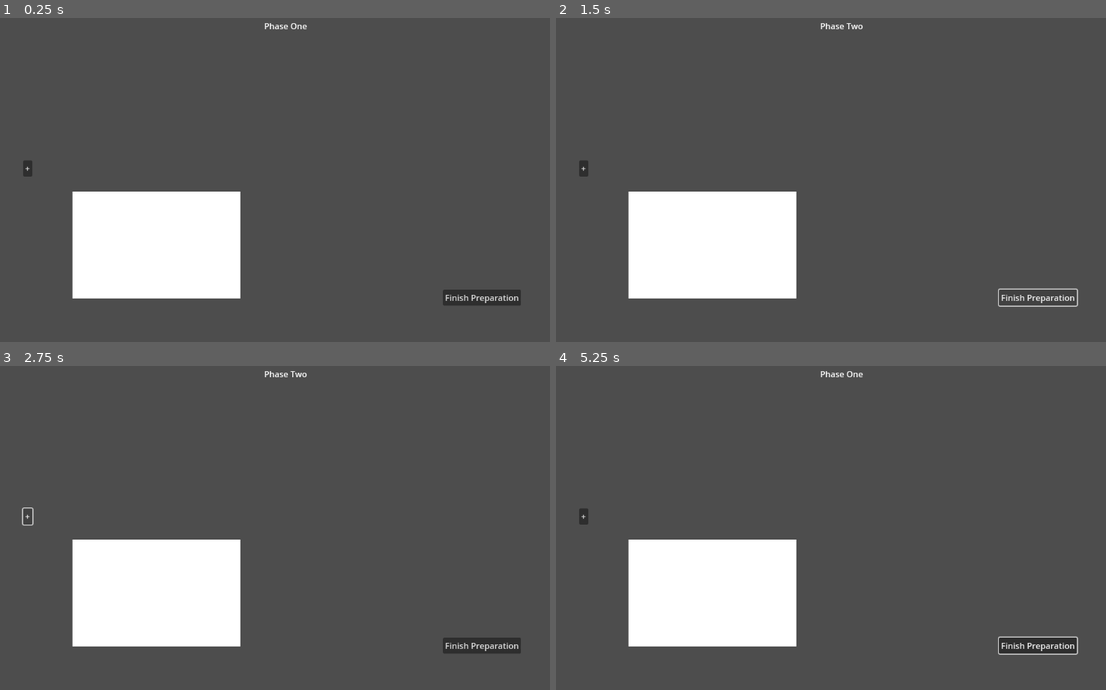
Above: before the commit, frames 1-4 (two rows, left to right).
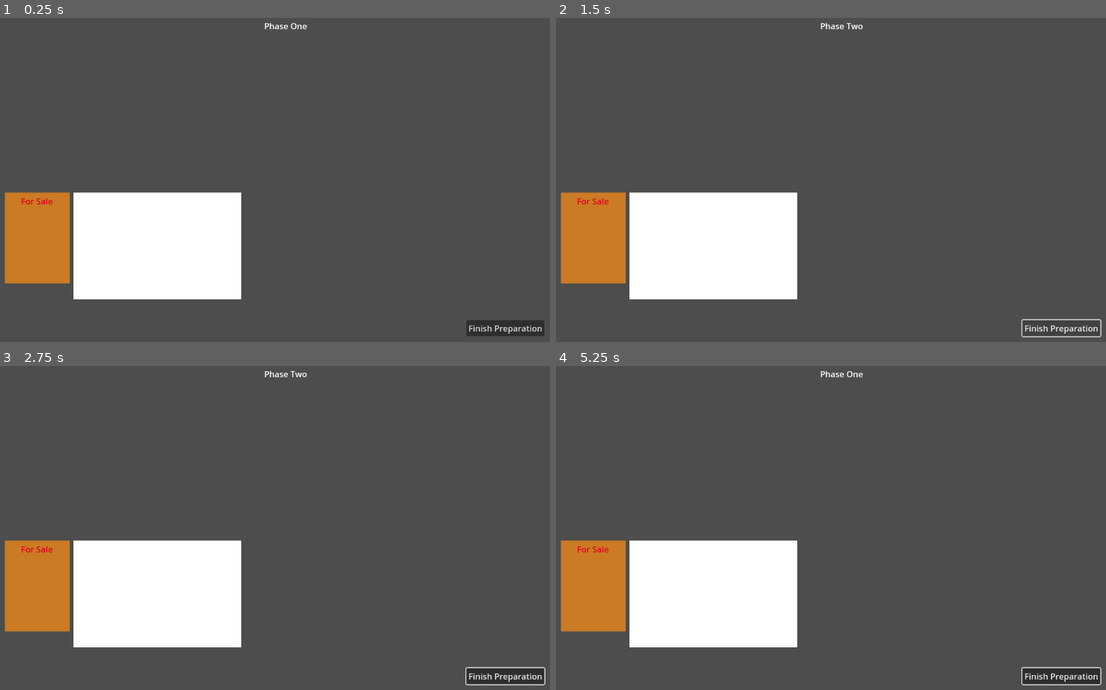
Above: after the commit, the same moments.

Repository: Missingreference/LDJam-58-Game
Game: Godot game, scene res://scenes/game.tscn
Two runs of this game, one before a commit and one after it. Both use one fixed random seed, a clock stepped at 60 frames per second and the inputs below.
Inputs (mouse positions are in pixels of both pictures, inside the frame that each line leads up to):
- Up to frame 1 (0.25 s): no input
- Up to frame 2 (1.5 s): click (583, 167) at 0.5 s, where only the run before the commit has a clickable "+"; click "Finish Preparation" at 1.25 s
- Up to frame 3 (2.75 s): click (27, 515) at 2 s, where only the run before the commit has a clickable "+"
- Up to frame 4 (5.25 s): click "Finish Preparation" at 2.75 s; click (583, 515) at 3.5 s, where only the run before the commit has a clickable "+"; click "Finish Preparation" at 4.25 s; tap Enter at 5 s; move the mouse to (941, 505) at 5.02 s; click (941, 505) at 5.17 s

The runs differ from the first frame. In frame 1, 5.1% of the frame differs, in the area x 0-99%, y 44-99%; in frame 2, 4.4%; in frame 3, 5.3%; in frame 4, 5.4%, in the area x 0-100%, y 44-99%.

Commit message:
Use Inventory for shop items

Diff:
--- a/scenes/game.tscn
+++ b/scenes/game.tscn
@@ -1,65 +1,28 @@
-[gd_scene load_steps=2 format=3 uid="uid://dj68fhn7ya04l"]
+[gd_scene load_steps=3 format=3 uid="uid://dj68fhn7ya04l"]
 
 [ext_resource type="Script" uid="uid://dvy1gimmql8pa" path="res://scripts/game.gd" id="1_uwrxv"]
+[ext_resource type="PackedScene" uid="uid://wouky70rg5pj" path="res://scenes/shop_menu_small.tscn" id="2_yqjtg"]
 
 [node name="Game" type="Node2D"]
 script = ExtResource("1_uwrxv")
 
-[node name="Stall" type="ColorRect" parent="."]
-offset_left = 223.0
-offset_top = 355.0
-offset_right = 546.0
-offset_bottom = 561.0
+[node name="Shop" type="ColorRect" parent="."]
+offset_left = 225.0
+offset_top = 357.0
+offset_right = 548.0
+offset_bottom = 563.0
 
-[node name="SaleSign" type="BoxContainer" parent="Stall"]
-layout_mode = 0
-offset_left = -95.0
-offset_top = -60.0
-offset_right = 114.0
-offset_bottom = 38.0
-
-[node name="HFlowContainer" type="HFlowContainer" parent="Stall/SaleSign"]
-layout_mode = 2
-
-[node name="VFlowContainer" type="VFlowContainer" parent="Stall/SaleSign/HFlowContainer"]
-visible = false
-layout_mode = 2
-
-[node name="Label2" type="Label" parent="Stall/SaleSign/HFlowContainer/VFlowContainer"]
-layout_mode = 2
-text = "Swords"
-
-[node name="Button2" type="Button" parent="Stall/SaleSign/HFlowContainer/VFlowContainer"]
-layout_mode = 2
-text = "<"
-
-[node name="Label" type="Label" parent="Stall/SaleSign/HFlowContainer/VFlowContainer"]
-layout_mode = 2
-text = "0"
-
-[node name="Button" type="Button" parent="Stall/SaleSign/HFlowContainer/VFlowContainer"]
-layout_mode = 2
-text = ">"
-
-[node name="Label2" type="Label" parent="Stall/SaleSign/HFlowContainer"]
-visible = false
-layout_mode = 2
-text = "foo"
-
-[node name="Label3" type="Label" parent="Stall/SaleSign/HFlowContainer"]
-visible = false
-layout_mode = 2
-text = "foo"
-
-[node name="Button" type="Button" parent="Stall/SaleSign/HFlowContainer"]
-layout_mode = 2
-text = "+"
+[node name="ShopMenuSmall" parent="." instance=ExtResource("2_yqjtg")]
+offset_left = 93.0
+offset_top = 357.0
+offset_right = 218.0
+offset_bottom = 507.0
 
 [node name="FinishButton" type="Button" parent="."]
-offset_left = 936.0
-offset_top = 544.0
-offset_right = 1086.0
-offset_bottom = 575.0
+offset_left = 981.0
+offset_top = 603.0
+offset_right = 1131.0
+offset_bottom = 634.0
 text = "Finish Preparation"
 
 [node name="PhaseLabel" type="Label" parent="."]
--- a/scenes/shop_menu_small.tscn
+++ b/scenes/shop_menu_small.tscn
@@ -2,29 +2,18 @@
 
 [ext_resource type="Script" uid="uid://bhfxmachxx35w" path="res://scripts/shop_menu_small.gd" id="1_cx56u"]
 
-[node name="ShopMenuSmall" type="Node2D"]
+[node name="ShopMenuSmall" type="ColorRect"]
+custom_minimum_size = Vector2(125, 175)
+color = Color(0.7921569, 0.48235294, 0.14117648, 1)
 script = ExtResource("1_cx56u")
 
-[node name="ColorRect" type="ColorRect" parent="."]
-clip_contents = true
-anchors_preset = 8
-anchor_left = 0.5
-anchor_top = 0.5
-anchor_right = 0.5
-anchor_bottom = 0.5
-offset_left = -62.5
-offset_top = -75.0
-offset_right = 62.5
-offset_bottom = 75.0
-grow_horizontal = 2
-grow_vertical = 2
-color = Color(0.790294, 0.48249447, 0.13936883, 1)
-
-[node name="MarginContainer" type="MarginContainer" parent="ColorRect"]
+[node name="MarginContainer" type="MarginContainer" parent="."]
 layout_mode = 1
 anchors_preset = 15
 anchor_right = 1.0
 anchor_bottom = 1.0
+offset_top = -0.5
+offset_bottom = 0.5
 grow_horizontal = 2
 grow_vertical = 2
 theme_override_constants/margin_left = 5
@@ -32,84 +21,105 @@
 theme_override_constants/margin_right = 5
 theme_override_constants/margin_bottom = 5
 
-[node name="VBoxContainer" type="VBoxContainer" parent="ColorRect/MarginContainer"]
+[node name="VBoxContainer" type="VBoxContainer" parent="MarginContainer"]
 clip_contents = true
 layout_mode = 2
 size_flags_vertical = 0
 alignment = 1
 
-[node name="Item1" type="HBoxContainer" parent="ColorRect/MarginContainer/VBoxContainer"]
+[node name="Label" type="Label" parent="MarginContainer/VBoxContainer"]
+layout_mode = 2
+theme_override_colors/font_color = Color(0.8817906, 0, 0.11837267, 1)
+text = "For Sale"
+horizontal_alignment = 1
+
+[node name="Item1" type="HBoxContainer" parent="MarginContainer/VBoxContainer"]
 layout_mode = 2
 alignment = 1
 
-[node name="ColorRect" type="ColorRect" parent="ColorRect/MarginContainer/VBoxContainer/Item1"]
+[node name="ColorRect" type="ColorRect" parent="MarginContainer/VBoxContainer/Item1"]
 clip_contents = true
 custom_minimum_size = Vector2(25, 25)
 layout_mode = 2
 
-[node name="Label" type="Label" parent="ColorRect/MarginContainer/VBoxContainer/Item1"]
+[node name="Label" type="Label" parent="MarginContainer/VBoxContainer/Item1"]
 layout_mode = 2
 size_flags_horizontal = 3
 text = "Swords: 1"
 clip_text = true
 
-[node name="Item2" type="HBoxContainer" parent="ColorRect/MarginContainer/VBoxContainer"]
+[node name="Item2" type="HBoxContainer" parent="MarginContainer/VBoxContainer"]
 layout_mode = 2
 alignment = 1
 
-[node name="ColorRect" type="ColorRect" parent="ColorRect/MarginContainer/VBoxContainer/Item2"]
+[node name="ColorRect" type="ColorRect" parent="MarginContainer/VBoxContainer/Item2"]
 clip_contents = true
 custom_minimum_size = Vector2(25, 25)
 layout_mode = 2
 
-[node name="Label" type="Label" parent="ColorRect/MarginContainer/VBoxContainer/Item2"]
+[node name="Label" type="Label" parent="MarginContainer/VBoxContainer/Item2"]
 layout_mode = 2
 size_flags_horizontal = 3
 text = "Potions: 10"
 clip_text = true
 
-[node name="Item3" type="HBoxContainer" parent="ColorRect/MarginContainer/VBoxContainer"]
+[node name="Item3" type="HBoxContainer" parent="MarginContainer/VBoxContainer"]
 layout_mode = 2
 alignment = 1
 
-[node name="ColorRect" type="ColorRect" parent="ColorRect/MarginContainer/VBoxContainer/Item3"]
+[node name="ColorRect" type="ColorRect" parent="MarginContainer/VBoxContainer/Item3"]
 clip_contents = true
 custom_minimum_size = Vector2(25, 25)
 layout_mode = 2
 
-[node name="Label" type="Label" parent="ColorRect/MarginContainer/VBoxContainer/Item3"]
+[node name="Label" type="Label" parent="MarginContainer/VBoxContainer/Item3"]
 layout_mode = 2
 size_flags_horizontal = 3
 text = "Armour: 10"
 clip_text = true
 
-[node name="Item4" type="HBoxContainer" parent="ColorRect/MarginContainer/VBoxContainer"]
+[node name="Item4" type="HBoxContainer" parent="MarginContainer/VBoxContainer"]
 layout_mode = 2
 alignment = 1
 
-[node name="ColorRect" type="ColorRect" parent="ColorRect/MarginContainer/VBoxContainer/Item4"]
+[node name="ColorRect" type="ColorRect" parent="MarginContainer/VBoxContainer/Item4"]
 clip_contents = true
 custom_minimum_size = Vector2(25, 25)
 layout_mode = 2
 
-[node name="Label" type="Label" parent="ColorRect/MarginContainer/VBoxContainer/Item4"]
+[node name="Label" type="Label" parent="MarginContainer/VBoxContainer/Item4"]
 layout_mode = 2
 size_flags_horizontal = 3
 text = "Bows: 3"
 clip_text = true
 
-[node name="Item5" type="HBoxContainer" parent="ColorRect/MarginContainer/VBoxContainer"]
+[node name="Item5" type="HBoxContainer" parent="MarginContainer/VBoxContainer"]
 clip_contents = true
 layout_mode = 2
 alignment = 1
 
-[node name="ColorRect" type="ColorRect" parent="ColorRect/MarginContainer/VBoxContainer/Item5"]
+[node name="ColorRect" type="ColorRect" parent="MarginContainer/VBoxContainer/Item5"]
 clip_contents = true
 custom_minimum_size = Vector2(25, 25)
 layout_mode = 2
 
-[node name="Label" type="Label" parent="ColorRect/MarginContainer/VBoxContainer/Item5"]
+[node name="Label" type="Label" parent="MarginContainer/VBoxContainer/Item5"]
 layout_mode = 2
 size_flags_horizontal = 3
 text = "HP Potions: 13"
 clip_text = true
+
+[node name="HighlightColorRect" type="ColorRect" parent="."]
+clip_contents = true
+layout_mode = 1
+anchors_preset = 15
+anchor_right = 1.0
+anchor_bottom = 1.0
+grow_horizontal = 2
+grow_vertical = 2
+mouse_filter = 2
+color = Color(1, 1, 1, 0)
+
+[connection signal="gui_input" from="." to="." method="_on_gui_input"]
+[connection signal="mouse_entered" from="." to="." method="_on_mouse_entered"]
+[connection signal="mouse_exited" from="." to="." method="_on_mouse_exited"]
--- a/scripts/game.gd
+++ b/scripts/game.gd
@@ -3,11 +3,13 @@
 
 @onready var finish_button: Button = $FinishButton
 @onready var phase_label: Label = $PhaseLabel
+@onready var shop_menu: ShopMenuSmall = $ShopMenuSmall
 
 var game_data = GameData.new()
 
 
 func _ready():
+    self.shop_menu.set_game_data(self.game_data)
     self._start_phase_one()
 
 
@@ -18,12 +20,14 @@
     self.game_data.phase = GameData.GamePhase.one
     self.finish_button.pressed.connect(self._finish_phase_one)
     self.finish_button.visible = true
+    self.shop_menu.mouse_filter = Control.MOUSE_FILTER_STOP
 
 
 func _finish_phase_one():
     print("Finished phase one")
 
     self.finish_button.pressed.disconnect(self._finish_phase_one)
+    self.shop_menu.mouse_filter = Control.MOUSE_FILTER_IGNORE
     self._start_phase_two()
 
 
--- a/scripts/game_data.gd
+++ b/scripts/game_data.gd
@@ -11,7 +11,7 @@
 
 # Items available in the shop
 # Index on the name of the item
-var shop_items: Dictionary[String, Item] = {}
+var shop_items = Inventory.new()
 
 var coins = -1
 var adventurers = []
--- a/scripts/inventory.gd
+++ b/scripts/inventory.gd
@@ -1,27 +1,48 @@
 class_name Inventory
 
-var _items: Array[Item] = []
-var maxItemCount: int = 0
+signal changed
+var maxItemCount: int = -1
 
-func AddItem(item):
-	if _items.size() == maxItemCount:
+var _items: Dictionary # Dict[String, Array[Item]]
+var _item_count = 0
+
+func AddItem(item: Item) -> bool:
+	if _item_count == maxItemCount:
 		print("Cannot add item. Inventory is full.")
-		return
-	_items.append(item)
+		return false
 
-func GetItem(index) -> Item:
-	return _items[index]
+	if _items.has(item.name):
+		_items[item.name].append(item)
+	else:
+		_items[item.name] = [item]
 
-func HasItem(name) -> bool:
-	for	item in _items:
-		if item.name == name:
-			return true
-	return false
+	changed.emit()
 
-func GetItemCount(name) -> int:
-	#Slow
-	var count = 0
-	for	item in _items:
-		if item.name == name:
-			count += 1
-	return count
+	_item_count += 1
+
+	return true
+
+
+func RemoveItem(item: Item) -> Item:
+	var result = null
+
+	if _items.has(item.name):
+		result = _items[item.name]
+
+		_items.erase(item.name)
+		_item_count -= 1
+
+		changed.emit()
+
+	return result
+
+
+func HasItem(item: Item) -> bool:
+	return self._items.has(item.name)
+
+
+func GetItemCount(item: Item) -> int:
+	if self._items.has(item.name):
+		return self._items[item.name].size()
+	else:
+		return 0
--- a/scripts/shop_menu_small.gd
+++ b/scripts/shop_menu_small.gd
@@ -1,19 +1,18 @@
 class_name ShopMenuSmall
-extends Node2D
+extends ColorRect
+
+@onready var item_1: HBoxContainer = $MarginContainer/VBoxContainer/Item1
+@onready var item_2: HBoxContainer = $MarginContainer/VBoxContainer/Item2
+@onready var item_3: HBoxContainer = $MarginContainer/VBoxContainer/Item3
+@onready var item_4: HBoxContainer = $MarginContainer/VBoxContainer/Item4
+@onready var item_5: HBoxContainer = $MarginContainer/VBoxContainer/Item5
 
 
-@onready var item_1: HBoxContainer = $ColorRect/MarginContainer/VBoxContainer/Item1
-@onready var item_2: HBoxContainer = $ColorRect/MarginContainer/VBoxContainer/Item2
-@onready var item_3: HBoxContainer = $ColorRect/MarginContainer/VBoxContainer/Item3
-@onready var item_4: HBoxContainer = $ColorRect/MarginContainer/VBoxContainer/Item4
-@onready var item_5: HBoxContainer = $ColorRect/MarginContainer/VBoxContainer/Item5
-
-
-@onready var item_label_1: Label = $ColorRect/MarginContainer/VBoxContainer/Item1/Label
-@onready var item_label_2: Label = $ColorRect/MarginContainer/VBoxContainer/Item2/Label
-@onready var item_label_3: Label = $ColorRect/MarginContainer/VBoxContainer/Item3/Label
-@onready var item_label_4: Label = $ColorRect/MarginContainer/VBoxContainer/Item4/Label
-@onready var item_label_5: Label = $ColorRect/MarginContainer/VBoxContainer/Item5/Label
+@onready var item_label_1: Label = $MarginContainer/VBoxContainer/Item1/Label
+@onready var item_label_2: Label = $MarginContainer/VBoxContainer/Item2/Label
+@onready var item_label_3: Label = $MarginContainer/VBoxContainer/Item3/Label
+@onready var item_label_4: Label = $MarginContainer/VBoxContainer/Item4/Label
+@onready var item_label_5: Label = $MarginContainer/VBoxContainer/Item5/Label
 
 @onready var display_items = [
     item_1,
@@ -30,6 +29,10 @@
     item_label_4,
     item_label_5,
 ]
+
+@onready var highlight_color_rect: ColorRect = $HighlightColorRect
+
+var _game_data: GameData
 
 
 func _ready():
@@ -49,17 +52,24 @@
         var potions = []
         potions.resize(10)
         potions.fill(Item.Create("Potion"))
-        var shop_items = {
+        self._game_data = GameData.new()
+        self._game_data.shop_items = {
             "Sword": [Item.Create("Sword")],
             # "Armor": [Item.Create("Armor"), Item.Create("Armor")],
             "Bows": [Item.Create("Bow"), Item.Create("Bow"), Item.Create("Bow")],
             "Potion":  potions,
         }
-        self.update(shop_items)
+        self._update_shop_display()
 
 
-func update(shop_items: Dictionary):
+func set_game_data(game_data):
+    self._game_data = game_data
+    game_data.shop_items.changed.connect(self._update_shop_display)
+
+
+func _update_shop_display():
     print("Updating shop item display")
+    var shop_items = self._game_data.shop_items
 
     var shop_item_names = shop_items.keys()
 
@@ -76,3 +86,40 @@
             # There are not enough items to fill the display
             # Hide display item
             self.display_items[display_index].visible = false
+
+
+func _on_mouse_entered():
+    self.highlight_color_rect.color.a = 0.5
+
+
+func _on_mouse_exited():
+    self.highlight_color_rect.color.a = 0.0
+
+
+func _on_gui_input(event: InputEvent):
+    if event.is_pressed():
+        self._open_shop_menu_edit()
+
+
+func _open_shop_menu_edit():
+    # Disable UI
+    self.mouse_entered.disconnect(self._on_mouse_entered)
+    self.mouse_exited.disconnect(self._on_mouse_exited)
+    self.gui_input.disconnect(self._on_gui_input)
+    self.highlight_color_rect.color.a = 0.0
+
+    # Open shop edit scene
+    var shop_edit = self.shop_edit_scene.instantiate()
+    shop_edit.game_data = self.game_data
+    shop_edit.closed.connect(self._close_shop_menu_edit.bind(shop_edit))
+    self.add_child(shop_edit)
+
+
+func _close_shop_menu_edit(shop_edit):
+    # Close shop edit scene
+    self.remove_child(shop_edit)
+
+    # Enable UI
+    self.mouse_entered.connect(self._on_mouse_entered)
+    self.mouse_exited.connect(self._on_mouse_exited)
+    self.gui_input.connect(self._on_gui_input)
